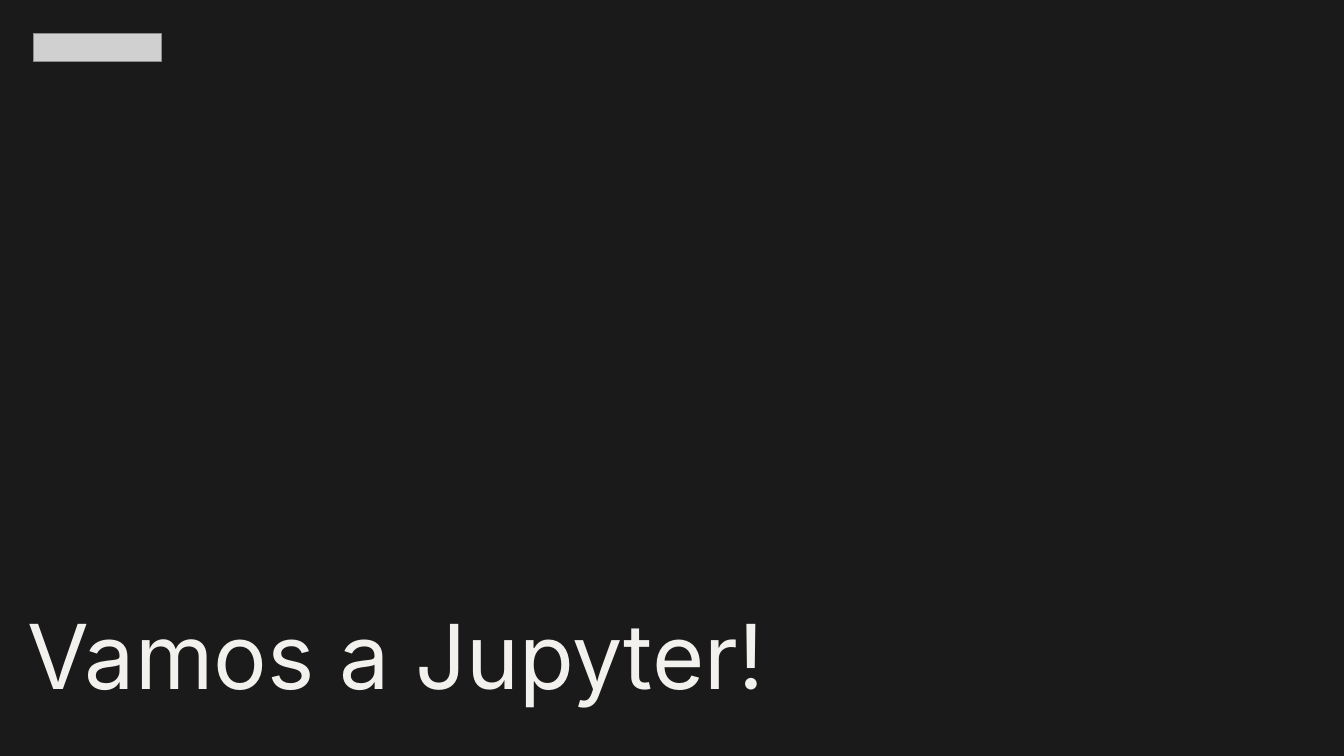
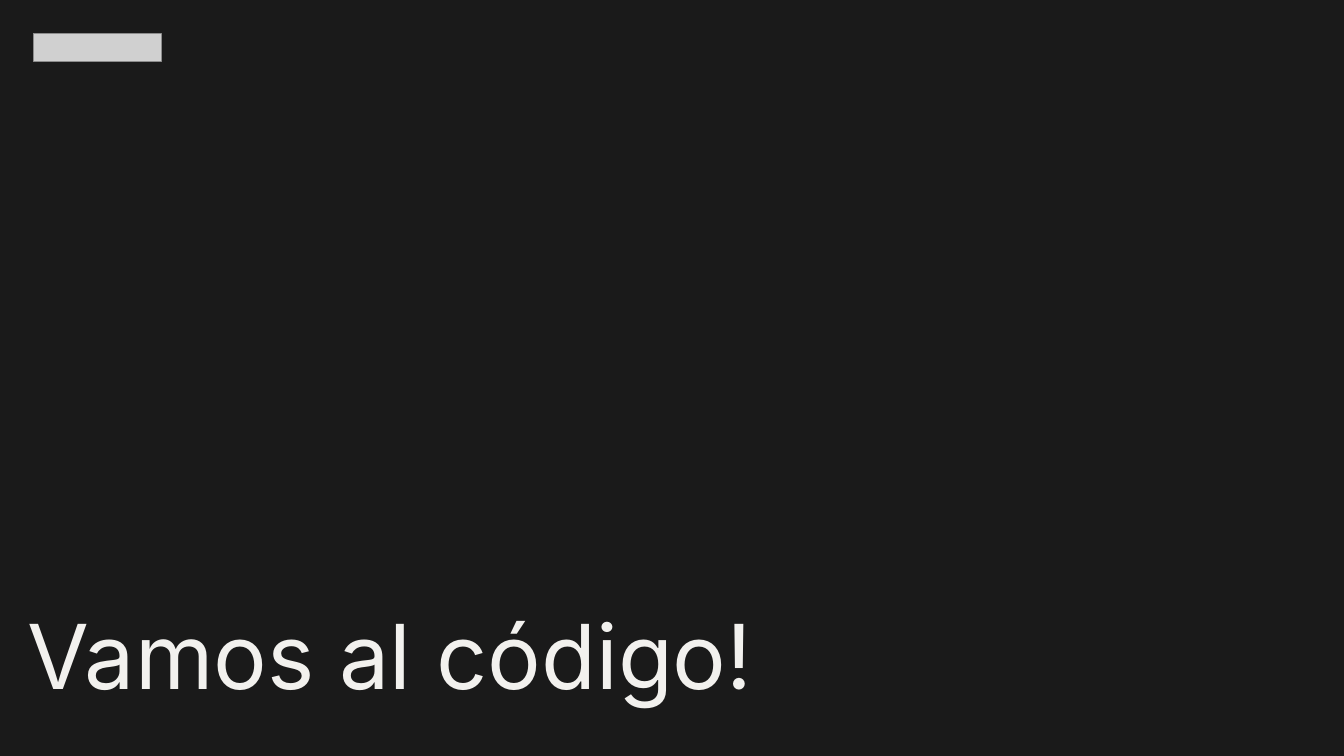
Before and after one commit to ljpiere/data_python_classes, a slide deck: slide 9 of DA/Webinar 25 - Sprint 12 - AutomaM1M2/Webinar_25.pptx (slide 8 before the commit). Drawn at 1344x756 pixels with LibreOffice and Linux fonts; fonts in the diff are those of the drawing; grey boxes stand for pictures. Boxes give left, top, right and bottom in pixels: in the first picture for what was removed or moved away, otherwise in the second. Text is boxed around its words. In the diff, an @@ line names an element or a change of style, - is before the commit and + after.

```diff
--- a/DA/Webinar 25 - Sprint 12 - AutomaM1M2/Webinar_25.pptx
+++ b/DA/Webinar 25 - Sprint 12 - AutomaM1M2/Webinar_25.pptx
@@ title at (28, 621, 753, 708): text changed @@
-Vamos a Jupyter!
+Vamos al código!
```
Also in this commit, not shown: 4 other slides changed, 2 slides added.
